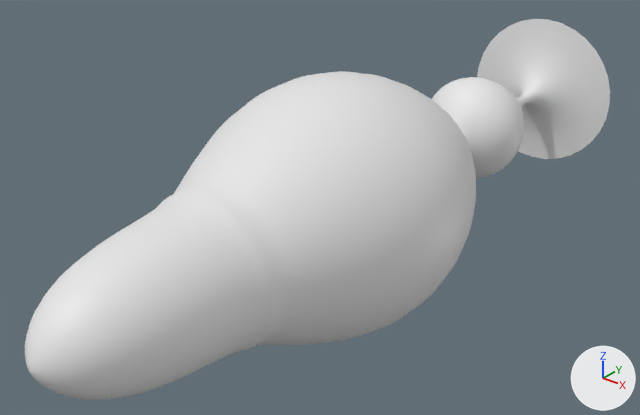
Before and after pictures for a commit that changed the glTF model frontend/public/fish225.glb.
Before and after are seen from a 50 mm lens placed at (8.25, -14.3, 6.47), pointed at (-0.51, -3.35, -0.32). Lighting does not change. The marker at lower right points along +X, +Y and +Z. The first picture is the older version. Vertices at exactly the same position are counted once.

Names of what the first picture shows: 'Fish'.
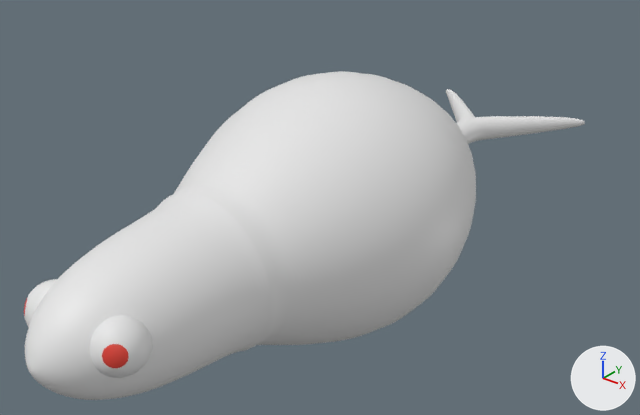
What changed in the scene script:
```text
Add mat_tailmaterial_243:
    mat_tailmaterial_243 = principled_material('TailMaterial.243')
    mat_tailmaterial_243.base_color = (0.8, 0.8, 0.8)  # white #e7e7e7
Add mat_material_487:
    mat_material_487 = principled_material('Material.487')
    mat_material_487.base_color = (0.8, 0.0586, 0.0378)  # red #e74437
Change me_headmesh2_107:
    used by ob_fish; location = (0.0, 0.0, 0.0)
    remove me_headmesh2_107.from_pydata(...)  # 7457 vertices, 14910 faces; spans x -2.22..2.22, y -9.6..4.1, z -2.19..2.19
    add me_headmesh2_107.from_pydata(...)  # 7683 vertices, 15392 faces; spans x -2.22..2.22, y -9.6..2.75, z -2.19..2.19
    me_headmesh2_107 part 1: a new loose piece of 482 vertices spanning x 0.22..1.03, y -9.14..-8.33, z -0.21..0.59
    me_headmesh2_107 part 2: a new loose piece of 482 vertices spanning x -1.03..-0.22, y -9.14..-8.33, z -0.21..0.59
    me_headmesh2_107 part 3: 328 vertices moved from x -1.04..1.04, y 0.19..1.07, z -1.04..1.04 to x -1.59..1.59, y 0.4..2.65, z -0.24..0.24; 1176 vertices removed from x -1.65..1.65, y 0.27..4.1, z -1.65..1.65; 438 vertices added at x -1.68..1.68, y 0.4..2.75, z -0.25..0.25
    add me_headmesh2_107.materials.append(mat_material_487)  # red #e74437
    add me_headmesh2_107.materials.append(mat_tailmaterial_243)  # white #e7e7e7
```

Where the change shows, as pixel boxes [x1, y1, x2, y2] in the pictures (640 x 415 px; the box of a moved part takes in the faces that stretch with it):
'Fish', reshaped (14% shorter)
    before: [25, 19, 610, 400]
    after: [24, 71, 585, 400]
part 1 of me_headmesh2_107, added
    after: [90, 315, 152, 378]
part 2 of me_headmesh2_107, added
    after: [24, 279, 57, 327]
part 3 of me_headmesh2_107, moved or reshaped
    before: [432, 19, 610, 178]
    after: [446, 89, 585, 144]
